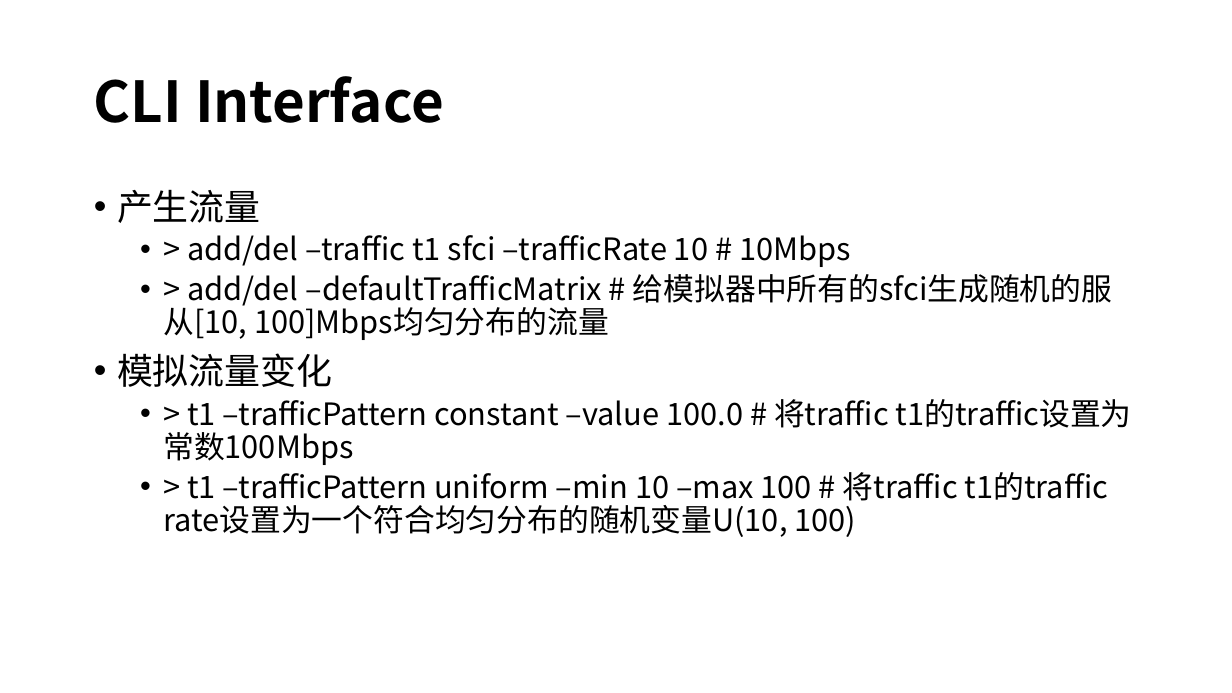
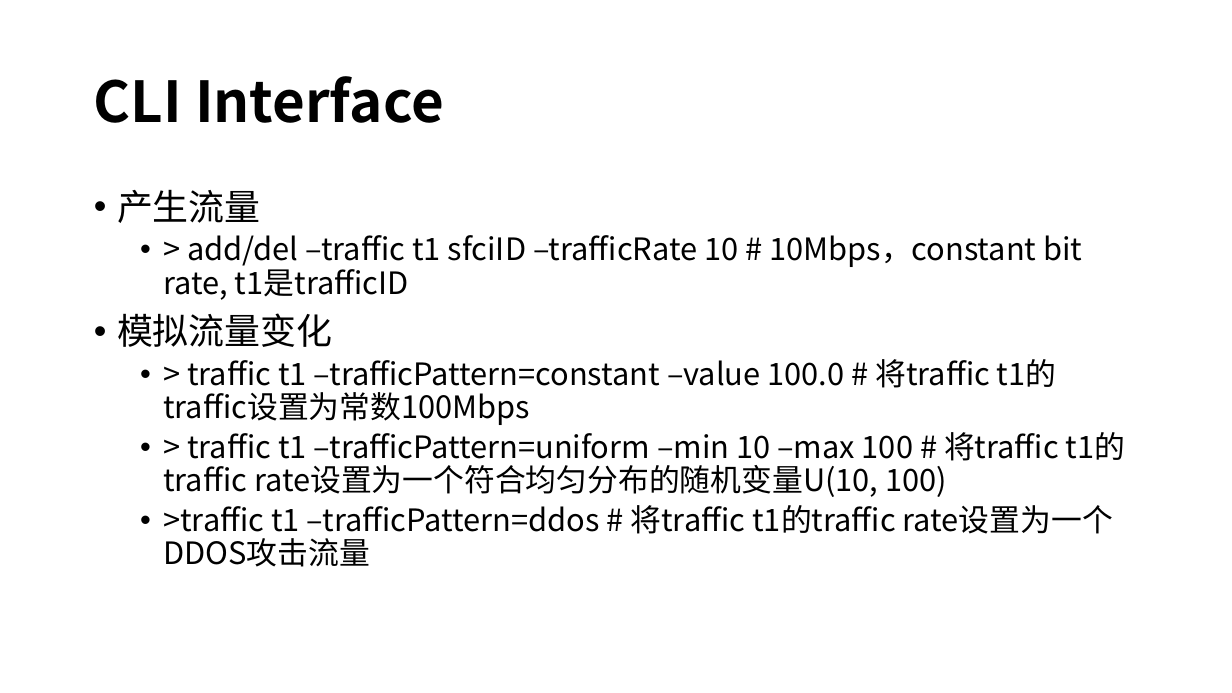
Before and after one commit to magaboomchen/SelfAdaptiveMano, a slide deck: slide 7 of doc/SoftwareDesign/Simulator/SimulatorDesign.pptx. Drawn at 1232x693 pixels with LibreOffice and Linux fonts; fonts in the diff are those of the drawing. Boxes give left, top, right and bottom in pixels: in the first picture for what was removed or moved away, otherwise in the second. Text is boxed around its words. In the diff, an @@ line names an element or a change of style, - is before the commit and + after.

```diff
--- a/doc/SoftwareDesign/Simulator/SimulatorDesign.pptx
+++ b/doc/SoftwareDesign/Simulator/SimulatorDesign.pptx
@@ text at box(163, 235, 1082, 300): text changed @@
-  • > add/del –traffic t1 sfci –trafficRate 10 # 10Mbps
-  • > add/del –defaultTrafficMatrix # 给模拟器中所有的sfci生成随机的服从[10, 100]Mbps均匀分布的流量
+  • > add/del –traffic t1 sfciID –trafficRate 10 # 10Mbps，constant bit rate, t1是trafficID
@@ text at box(163, 359, 1059, 540): text changed @@
-  • > t1 –trafficPattern constant –value 100.0 # 将traffic t1的traffic设置为常数100Mbps
-  • > t1 –trafficPattern uniform –min 10 –max 100 # 将traffic t1的traffic rate设置为一个符合均匀分布的随机变量U(10, 100)
+  • > traffic t1 –trafficPattern=constant –value 100.0 # 将traffic t1的traffic设置为常数100Mbps
+  • > traffic t1 –trafficPattern=uniform –min 10 –max 100 # 将traffic t1的traffic rate设置为一个符合均匀分布的随机变量U(10, 100)
+  • >traffic t1 –trafficPattern=ddos # 将traffic t1的traffic rate设置为一个DDOS攻击流量
```
Also in this commit, not shown: 1 other slide changed, 2 slides removed, 17 other files.
